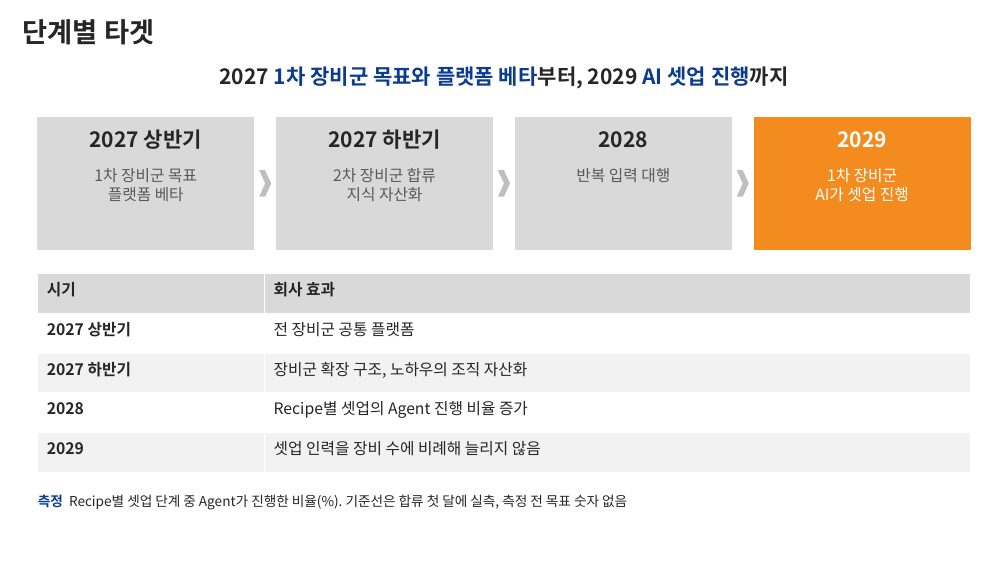
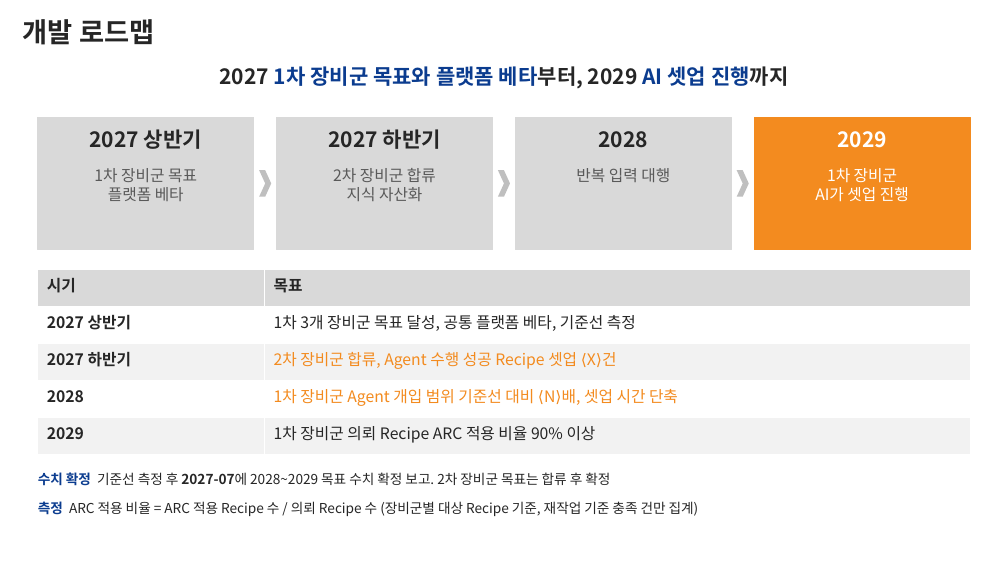
Before and after one commit to DarrenKoi/pm_notes, a slide deck: slide 5 of my-task/arc-tf/deliverables/arc-tf-exec-summary.pptx. Drawn at 1008x567 pixels with LibreOffice and Linux fonts; fonts in the diff are those of the drawing. Boxes give left, top, right and bottom in pixels: in the first picture for what was removed or moved away, otherwise in the second. Text is boxed around its words. In the diff, an @@ line names an element or a change of style, - is before the commit and + after.

```diff
--- a/my-task/arc-tf/deliverables/arc-tf-exec-summary.pptx
+++ b/my-task/arc-tf/deliverables/arc-tf-exec-summary.pptx
@@ text at [23,19,154,45]: text changed @@
-단계별 타겟
+개발 로드맵
@@ table at [38,269,970,454] @@
-row 1, column 2: 회사 효과
+row 1, column 2: 목표
-row 2, column 2: 전 장비군 공통 플랫폼
+row 2, column 2: 1차 3개 장비군 목표 달성, 공통 플랫폼 베타, 기준선 측정
-row 3, column 2: 장비군 확장 구조, 노하우의 조직 자산화
+row 3, column 2: 2차 장비군 합류, Agent 수행 성공 Recipe 셋업 ⟨X⟩건
-row 4, column 2: Recipe별 셋업의 Agent 진행 비율 증가
+row 4, column 2: 1차 장비군 Agent 개입 범위 기준선 대비 ⟨N⟩배, 셋업 시간 단축
-row 5, column 2: 셋업 인력을 장비 수에 비례해 늘리지 않음
+row 5, column 2: 1차 장비군 의뢰 Recipe ARC 적용 비율 90% 이상
@@ table: place and size @@
-table at [38,274,970,473]
+table at [38,269,970,454]
@@ text at [38,472,610,486]: text changed @@
-측정 Recipe별 셋업 단계 중 Agent가 진행한 비율(%). 기준선은 합류 첫 달에 실측, 측정 전 목표 숫자 없음
+수치 확정 기준선 측정 후 2027-07에 2028~2029 목표 수치 확정 보고. 2차 장비군 목표는 합류 후 확정
@@ text added at [38,501,699,516], 13 pt, text #262626 @@
+측정 ARC 적용 비율 = ARC 적용 Recipe 수 / 의뢰 Recipe 수 (장비군별 대상 Recipe 기준, 재작업 기준 충족 건만 집계)
```
Also in this commit, not shown: 8 other files.
